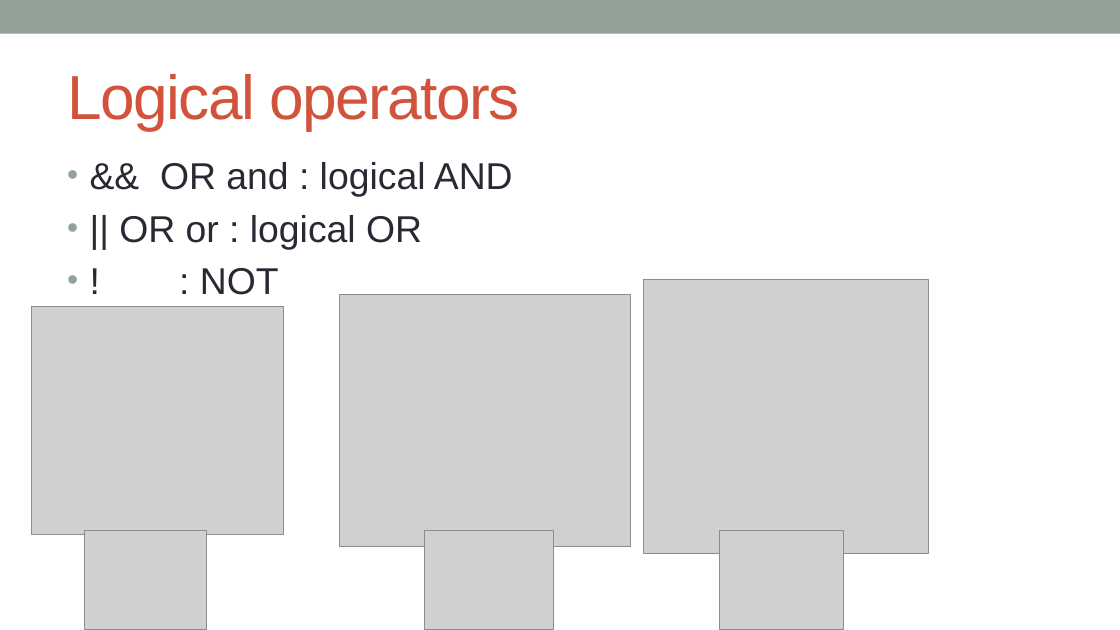
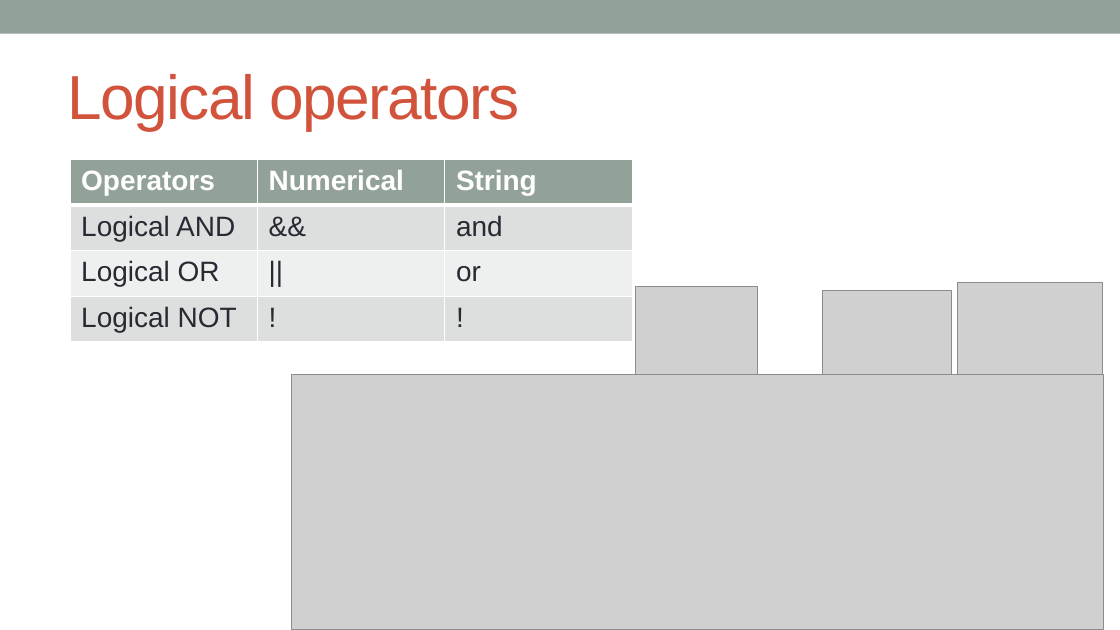
Before and after one commit to kanhu-pcr-code/bioinfo-PERL-course, a slide deck: slide 38 of PPTs/Variables_and_operators.pptx. Drawn at 1120x630 pixels with LibreOffice and Linux fonts; fonts in the diff are those of the drawing; grey boxes stand for pictures. Boxes give left, top, right and bottom in pixels: in the first picture for what was removed or moved away, otherwise in the second. Text is boxed around its words. In the diff, an @@ line names an element or a change of style, - is before the commit and + after.

```diff
--- a/PPTs/Variables_and_operators.pptx
+++ b/PPTs/Variables_and_operators.pptx
@@ table added at box(69, 160, 631, 342), 4 rows, 3 columns @@
+Operators | Numerical | String
+Logical AND | && | and
+Logical OR | || | or
+Logical NOT | ! | !
@@ text removed at box(119, 162, 513, 295) @@
-• && OR and : logical AND
-• || OR or : logical OR
-• ! : NOT
@@ picture removed at box(339, 295, 631, 547) @@
@@ picture: place and size @@
-picture at box(85, 531, 207, 630)
+picture at box(635, 287, 757, 386)
@@ picture removed at box(644, 279, 930, 553) @@
@@ picture: place and size @@
-picture at box(424, 531, 553, 630)
+picture at box(822, 290, 951, 390)
@@ picture: place and size @@
-picture at box(720, 531, 844, 630)
+picture at box(958, 282, 1102, 398)
@@ picture removed at box(31, 306, 283, 534) @@
@@ picture added at box(291, 374, 1103, 629) @@
```
Also in this commit, not shown: 6 other files.
